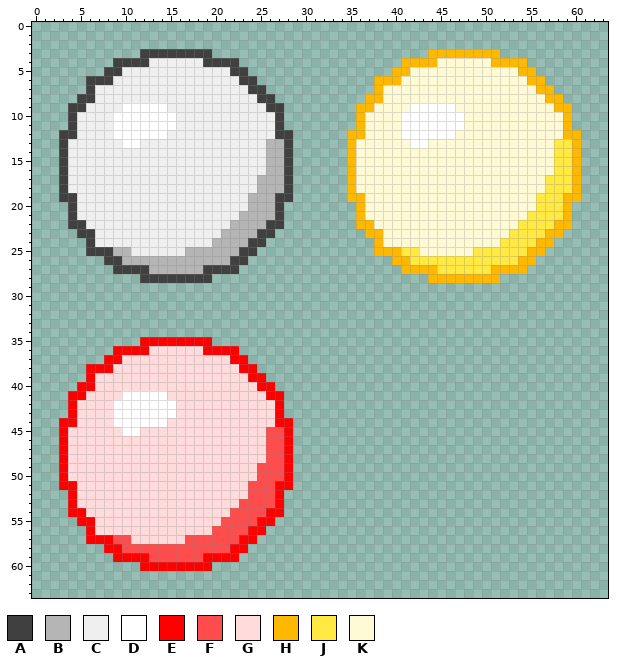
Pixel-art sprite: graphics/mini_node.png. The picture above is the old version.
The file is 64x64 pixels.
Palette (. is transparent): A #404040  B #b5b5b5  C #efefef  D #ffffff  E #ff0000  F #ff4c4c  G #ffdbdb  H #ffb800  J #ffe942  K #fffad6
Pixels before (only the part around the change), first column x 29:
27 ............HHHHJJJJJJHHHH.........
28 ...............HHHHHHHH............
29 ...................................
30 ...................................
31 ...................................
32 ...................................
33 ...................................
34 ...................................
35 ...................................
36 ...................................
37 ...................................
38 ...................................
39 ...................................
40 ...................................
41 ...................................
42 ...................................
43 ...................................
44 ...................................
45 ...................................
46 ...................................
47 ...................................
48 ...................................
49 ...................................
50 ...................................
51 ...................................
52 ...................................
53 ...................................
54 ...................................
55 ...................................
56 ...................................
57 ...................................
58 ...................................
59 ...................................
60 ...................................
61 ...................................
62 ...................................
63 ...................................
The result:
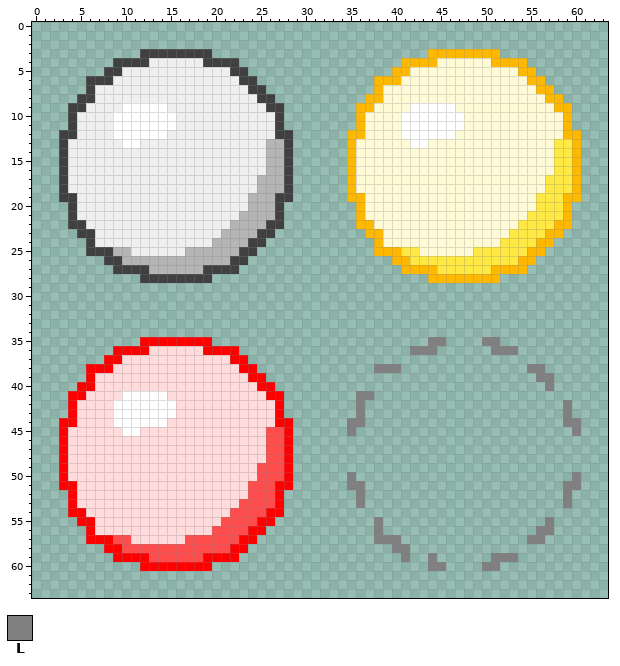
Colours new in this view: L #808080
Changes in this commit:
y 35: x 44..45 .. -> LL; x 50..51 .. -> LL
y 36: x 42..44 ... -> LLL; x 51..53 ... -> LLL
y 38: x 38..40 ... -> LLL; x 55..56 .. -> LL
y 39: x 56..57 .. -> LL
y 40: x 57 . -> L
y 41: x 36..37 .. -> LL
y 42..43: x 36 . -> L; x 59 . -> L
y 44: x 35..36 .. -> LL; x 59..60 .. -> LL
y 45: x 35 . -> L; x 60 . -> L
y 50: x 35 . -> L; x 60 . -> L
y 51: x 35..36 .. -> LL; x 59..60 .. -> LL
y 52..53: x 36 . -> L; x 59 . -> L
y 55: x 38 . -> L; x 57 . -> L
y 56: x 38 . -> L; x 56..57 .. -> LL
y 57: x 38..40 ... -> LLL; x 55..56 .. -> LL
y 58: x 40..41 .. -> LL
y 59: x 41 . -> L; x 44 . -> L; x 51..53 ... -> LLL
y 60: x 44..45 .. -> LL; x 50..51 .. -> LL
Changed places in both pictures, as pixel boxes (x1, y1, x2, y2):
added: (347, 337, 581, 571)
